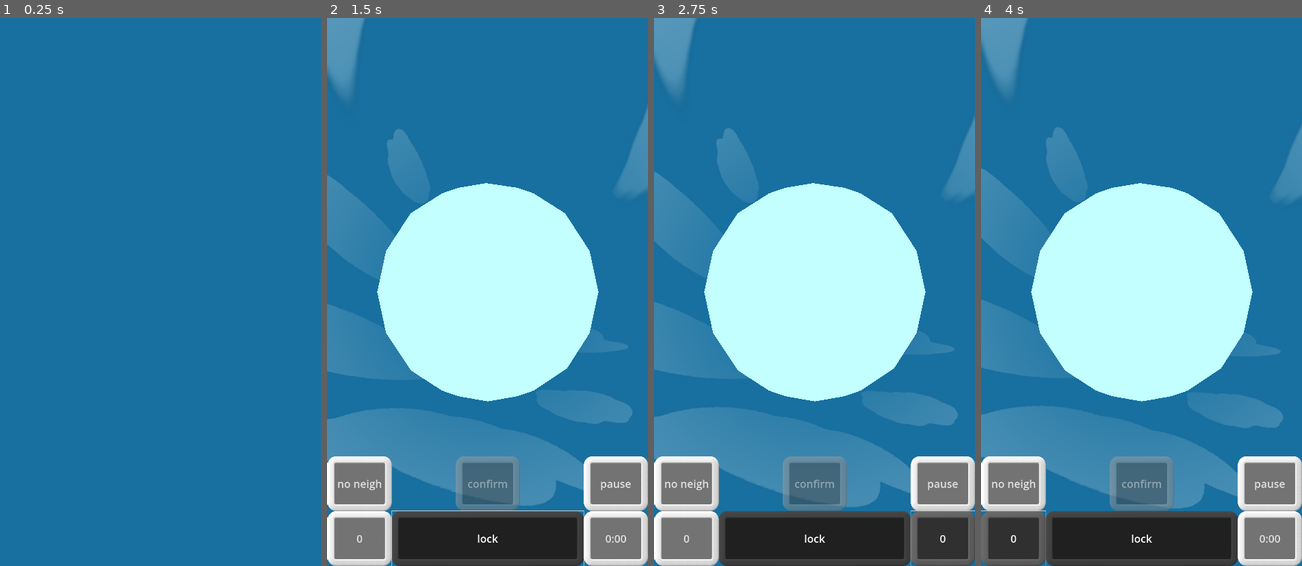
Above: before the commit, frames 1-4 (left to right).
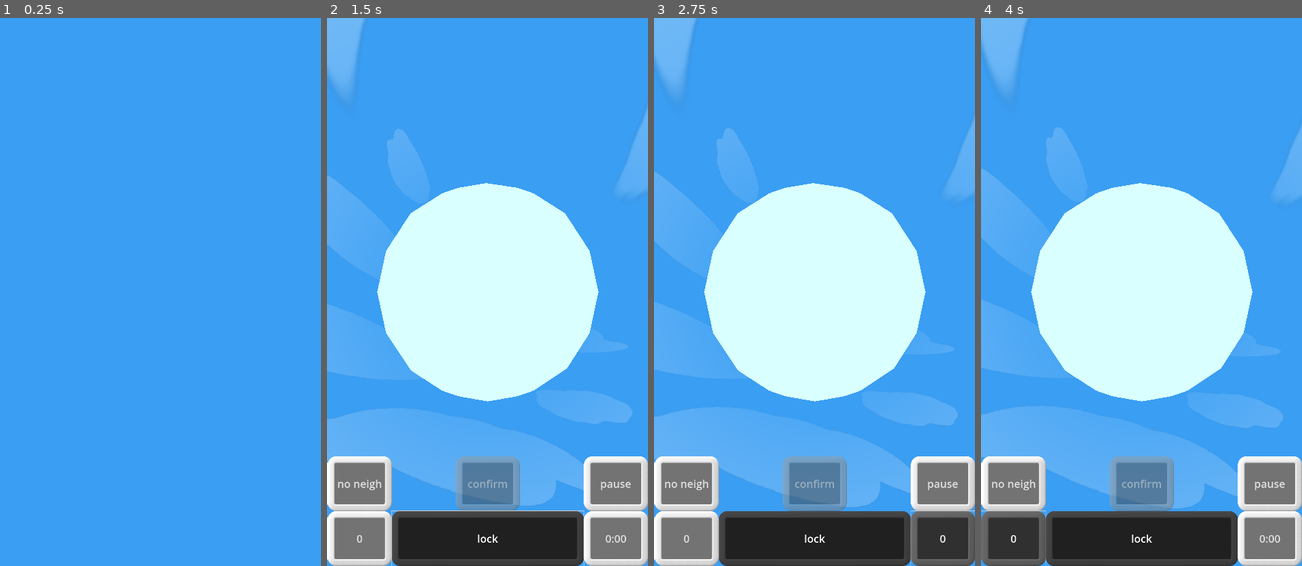
Above: after the commit, the same moments.

Repository: WalynC/sphereSweeperGodot
Game: Godot game, scene res://mainScenes/game.tscn
Two runs of this game, one before a commit and one after it. Both use one fixed random seed, a clock stepped at 60 frames per second and the inputs below. Sound files missing from this copy of the repository are replaced by a short silence.
Inputs:
- Up to frame 1 (0.25 s): no input
- Up to frame 2 (1.5 s): click "0" at 0.5 s; click "lock" at 1.25 s
- Up to frame 3 (2.75 s): click "0:00" at 2 s
- Up to frame 4 (4 s): click "0" at 2.75 s; click "0" at 3.5 s

The runs differ from the first frame. In frame 1, 100% of the frame differs, in the area x 0-100%, y 0-100%; in frame 2, 65%; in frame 3, 65%; in frame 4, 65%.

Commit message:
Updates visual theme colors

Diff:
--- a/visualThemes/dayVisualTheme/day_visual_theme.tscn
+++ b/visualThemes/dayVisualTheme/day_visual_theme.tscn
@@ -21,7 +21,7 @@
 buttonPress = NodePath("ButtonPress")
 failSelect = NodePath("FailClearAction")
 select = NodePath("ClearAction")
-backgroundColor = Color(0.0901961, 0.439216, 0.627451, 1)
+backgroundColor = Color(0.227451, 0.619608, 0.952941, 1)
 
 [node name="FireworksEffect" type="Node" parent="." node_paths=PackedStringArray("sound")]
 script = ExtResource("2_p3pj7")
--- a/visualThemes/nightVisualTheme/night_visual_theme.tscn
+++ b/visualThemes/nightVisualTheme/night_visual_theme.tscn
@@ -23,8 +23,8 @@
 buttonPress = NodePath("ButtonPress")
 failSelect = NodePath("FailClearAction")
 select = NodePath("ClearAction")
-borderColor = Color(0, 0.141176, 0.556863, 1)
-backgroundColor = Color(0.152941, 0.129412, 0.372549, 1)
+borderColor = Color(0.145098, 0.180392, 0.435294, 1)
+backgroundColor = Color(0.0862745, 0.105882, 0.333333, 1)
 
 [node name="FireworksEffect" type="Node" parent="." node_paths=PackedStringArray("sound")]
 script = ExtResource("3_ldqnx")
